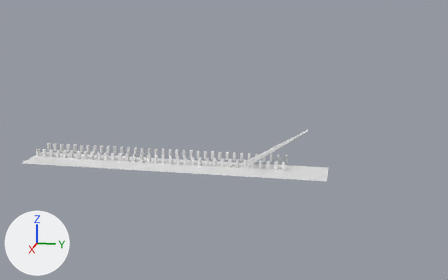
The Blender file blender/models/terrain.blend: old version first, new version second.
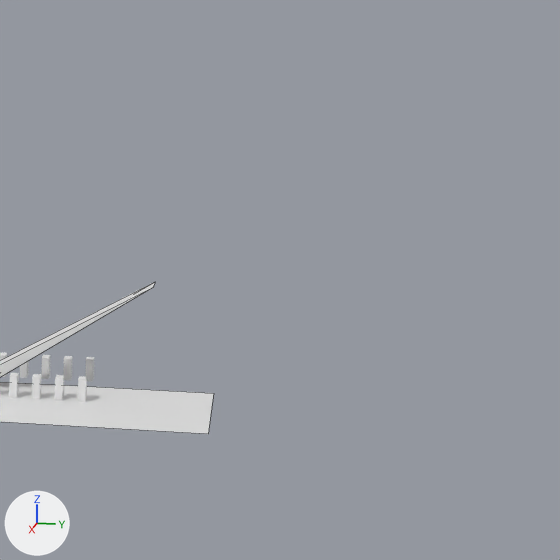
Old and new are each drawn whole from a camera (50 mm lens) standing at (142.8, 75.9, 41.4) and looking at (3.4, 48.0, 6.6) and again close up on the part from 57% to 100% of the width and 12% to 80% of the height. The axes (+X, +Y, +Z) are drawn at lower left. The lights are the same throughout. The close-ups show mesh edges as thin lines.
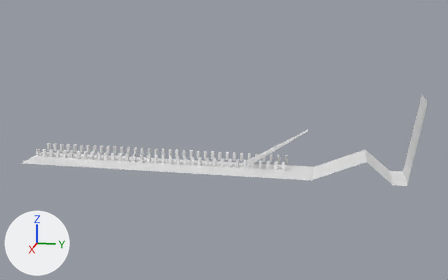
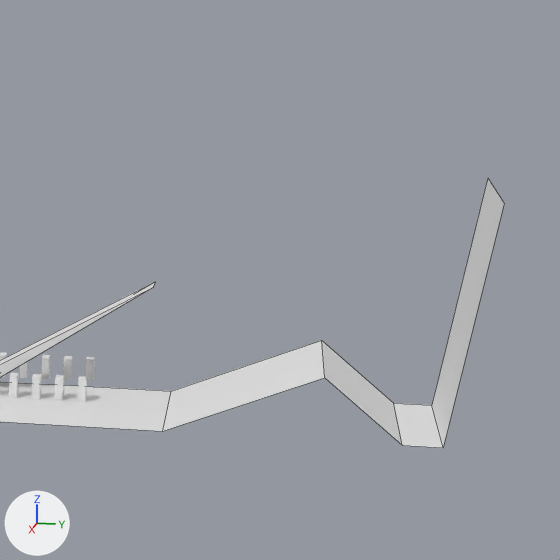
The edits, one by one:
me_plane has 4 vertices, 1 face and spans x -1.0..10.1, y -1.0..72.4, z 0.0.
me_plane is used by ob_plane; location (0.0, 0.0, -0.01).
Verts and faces of me_plane; kept vertices keep their numbers, new ones are numbered from 4.
Before the commit, vertices of me_plane: 0 (-1.0, -1.0, 0.0), 1 (10.1, -1.0, 0.0), 2 (-1.0, 72.4, 0.0) at pixel (213, 393), 3 (10.1, 72.4, 0.0) at pixel (208, 433).
Part 1, on me_plane:
Vertices deleted: 2, 3 (with the faces that use them).
New vertex 4 is at (-1.0, 92.4, 18.3), pixel (487, 177).
New vertex 5 is at (-1.0, 45.7, 0.0).
New vertex 6 is at (-1.0, 69.0, 0.0), pixel (171, 391).
New vertex 7 is at (-1.0, 80.7, 4.8), pixel (321, 340).
New vertex 8 is at (-1.0, 86.5, 0.0), pixel (393, 403).
New vertex 9 is at (-1.0, 89.4, 0.0), pixel (431, 405).
New vertices 10 to 15 stand at vertices 4 to 9, in that order, plus (11.1, 0.0, 0.0).
New faces: (4, 9, 15, 10), (0, 1, 11, 5), (5, 11, 12, 6), (6, 12, 13, 7), (7, 13, 14, 8), (8, 14, 15, 9).

What differs and where, as boxes (x1, y1, x2, y2) in the close-ups (560 x 560 px):
'Plane', reshaped
    before: (0, 382, 214, 434)
    after: (0, 178, 504, 448)
